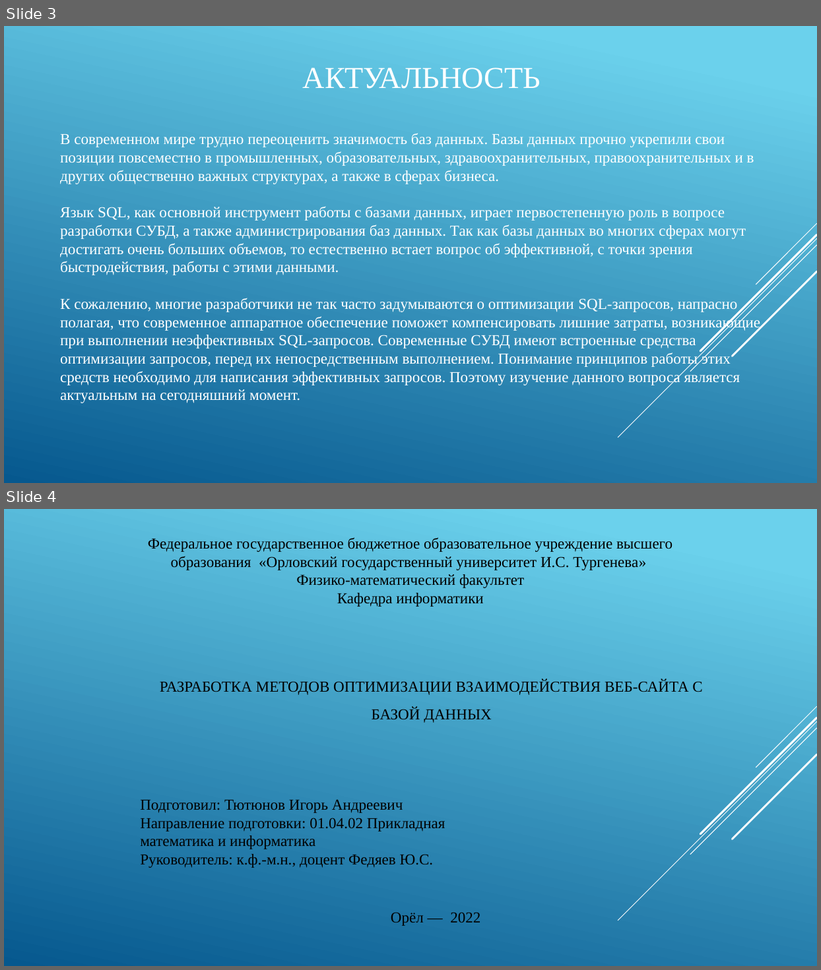
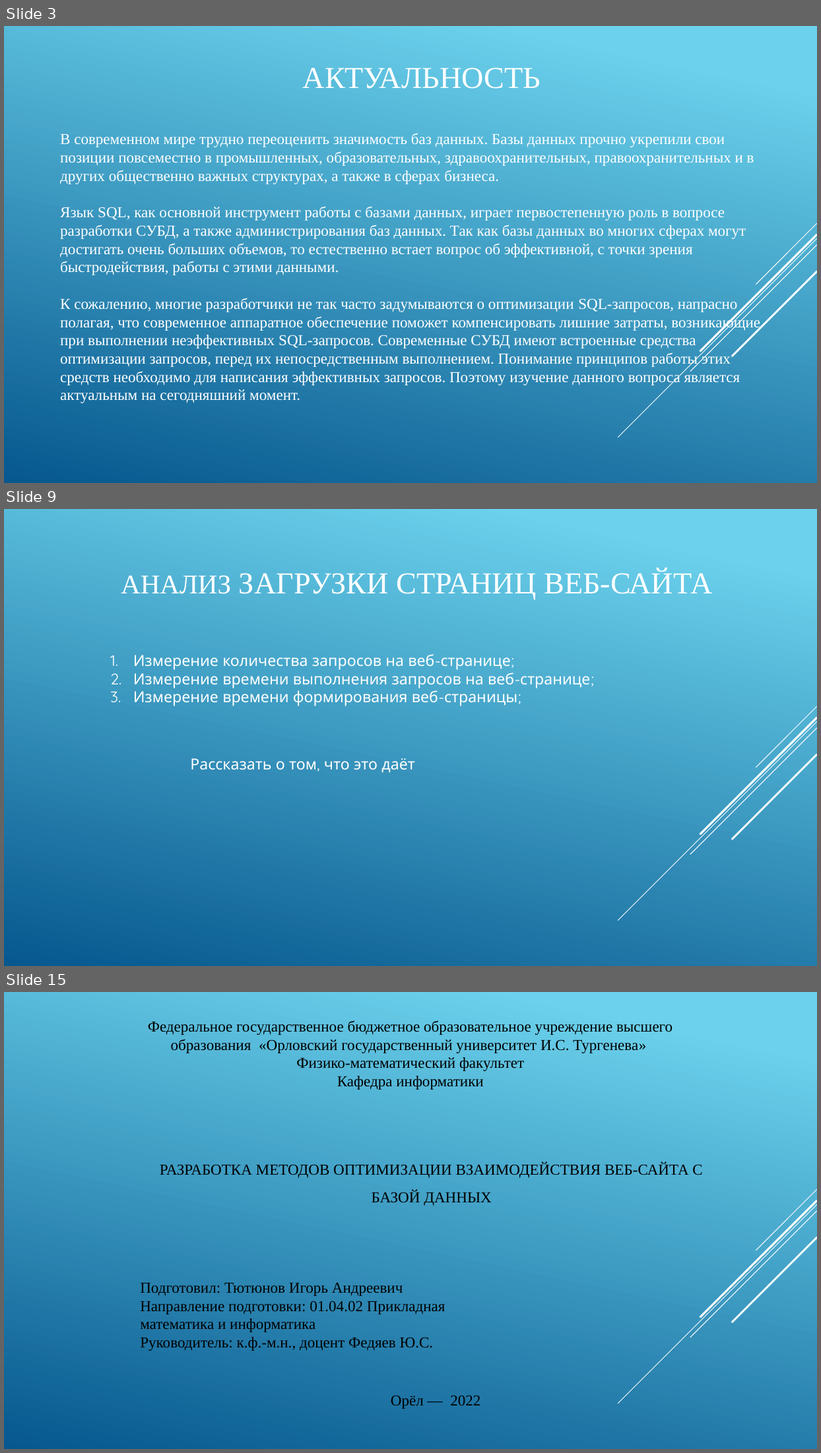
Before and after one commit to IgorTyutyunov/-, a slide deck: ВКР_5.pptx. Shown one above the other, each under a label of ours: slides 3 and 4 before the commit, slides 3, 9 and 15 after it; the slides between them are not shown. The pictures are 821x970 and 821x1453 pixels, drawn with LibreOffice and Linux fonts; fonts in the diff are those of the drawing. Boxes give left, top, right and bottom in pixels: in the first picture for what was removed or moved away, otherwise in the second. Text is boxed around its words. In the diff, an @@ line names an element or a change of style, - is before the commit and + after.

```diff
--- a/ВКР_5.pptx
+++ b/ВКР_5.pptx
@@ slide 9 added at <box>4,509,817,966</box>, background gradient #6ED2EB to #06588E; not listed: 5 template elements that a slide beside it also shows @@
@@ title added at <box>121,570,712,599</box>, 36 pt, text #FFFFFF @@
+АНАЛИЗ ЗАГРУЗКИ СТРАНИЦ ВЕБ-САЙТА
@@ text added at <box>133,654,594,706</box>, 18 pt, text #FFFFFF @@
+1. Измерение количества запросов на веб-странице;
+2. Измерение времени выполнения запросов на веб-странице;
+3. Измерение времени формирования веб-страницы;
@@ text added at <box>190,758,415,773</box>, 18 pt, text #FFFFFF @@
+Рассказать о том, что это даёт
@@ what was slide 4 is now slide 15 @@
```
Also in this commit, not shown: 10 other slides added, 1 other file.
